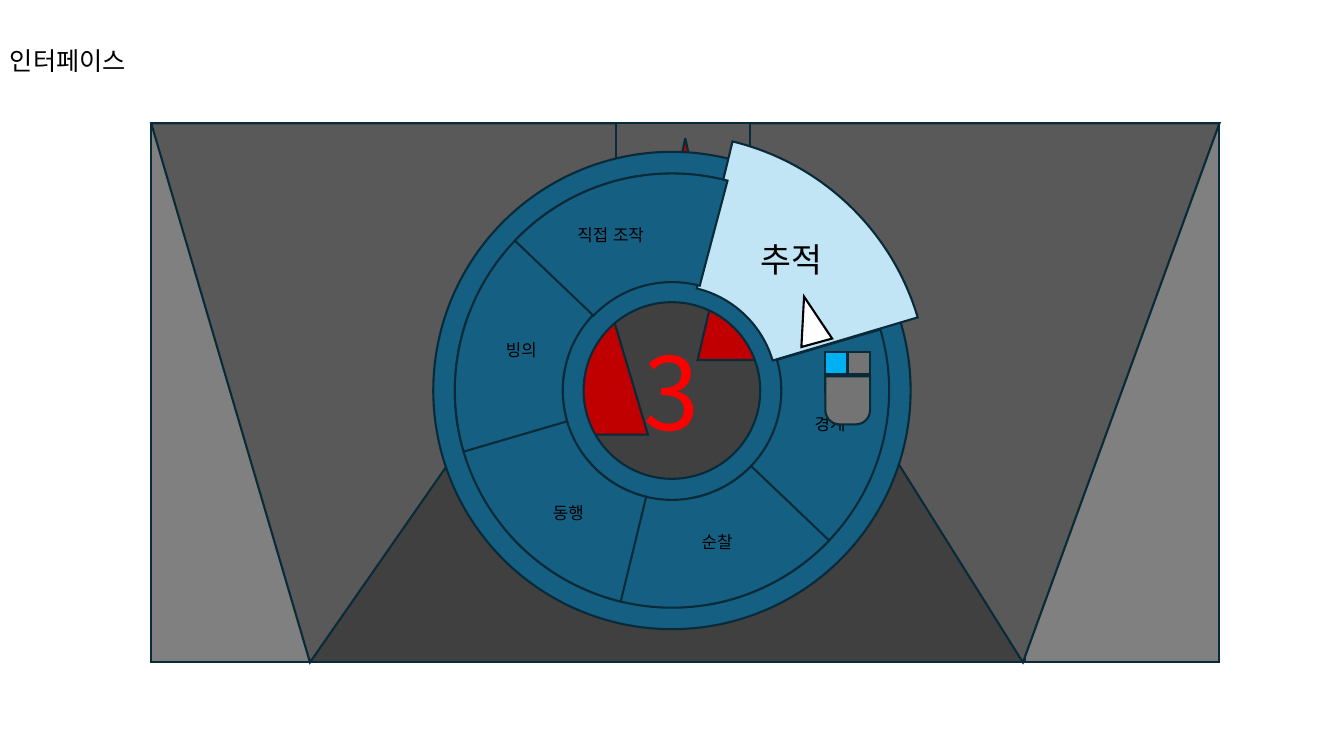
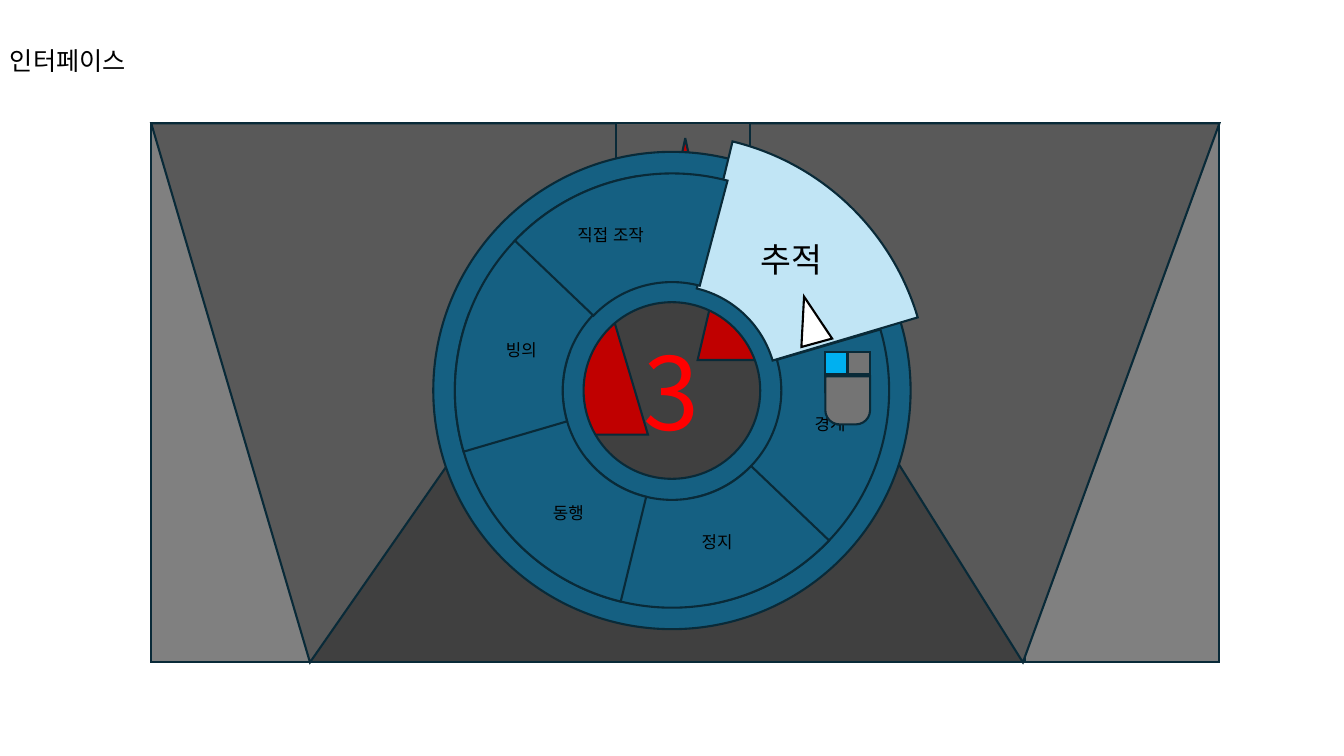
Before and after one commit to maru3172/ProjectDSFD, a slide deck: slide 8 of Work/2022184042_HSW/Document/멀티 마네킹 추적 모드.pptx. Drawn at 1344x756 pixels with LibreOffice and Linux fonts; fonts in the diff are those of the drawing. Boxes give left, top, right and bottom in pixels: in the first picture for what was removed or moved away, otherwise in the second. Text is boxed around its words. In the diff, an @@ line names an element or a change of style, - is before the commit and + after.

```diff
--- a/Work/2022184042_HSW/Document/멀티 마네킹 추적 모드.pptx
+++ b/Work/2022184042_HSW/Document/멀티 마네킹 추적 모드.pptx
@@ text at <box>702,534,733,550</box>: text changed @@
-순찰
+정지
```
Also in this commit, not shown: 2 other slides changed, 2 other files.
